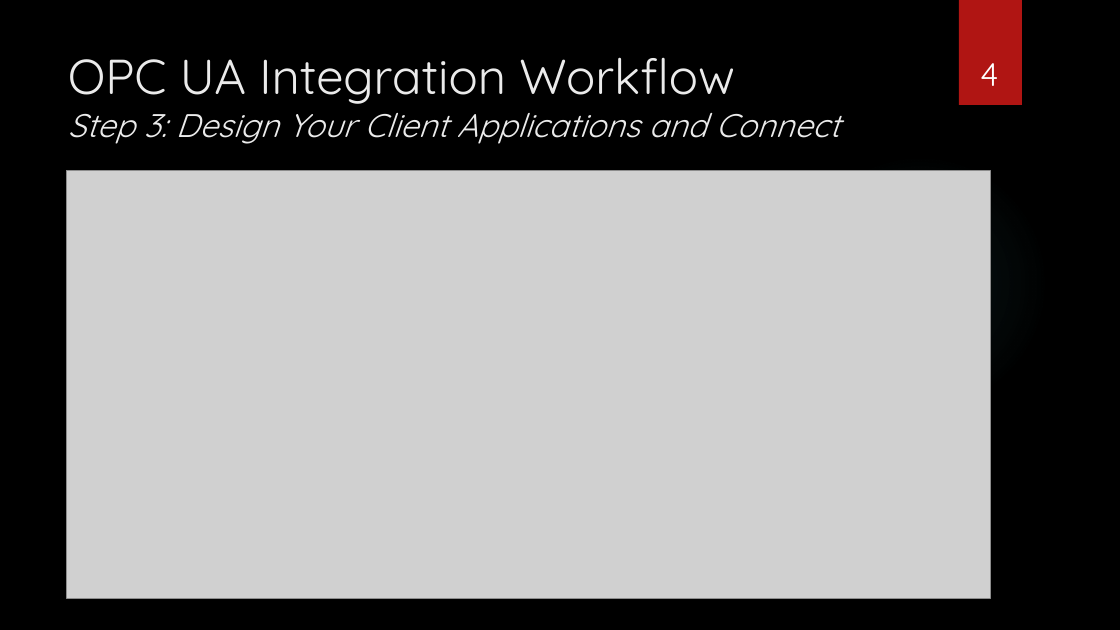
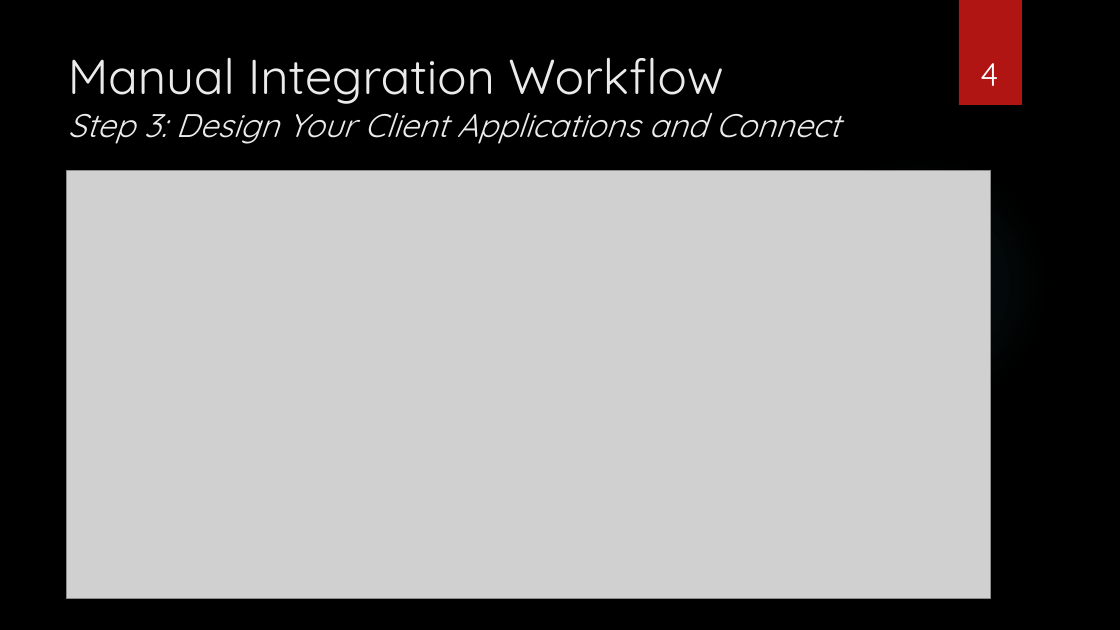
Before and after one commit to epics-training/opcua-support, a slide deck: slide 4 of presentations/OPC UA Device Support - Hands-On.pptx. Drawn at 1120x630 pixels with LibreOffice and Linux fonts; fonts in the diff are those of the drawing; grey boxes stand for pictures; background and template pictures are left out. Boxes give left, top, right and bottom in pixels: in the first picture for what was removed or moved away, otherwise in the second. Text is boxed around its words. In the diff, an @@ line names an element or a change of style, - is before the commit and + after.

```diff
--- a/presentations/OPC UA Device Support - Hands-On.pptx
+++ b/presentations/OPC UA Device Support - Hands-On.pptx
@@ title at [68,57,840,144]: text changed @@
-OPC UA Integration Workflow
-Step 3: Design Your Client Applications and Connect
+Manual Integration Workflow
+Step 3: Design Your Client Applications and Connect
```
Also in this commit, not shown: 3 other slides changed, 1 other file.
